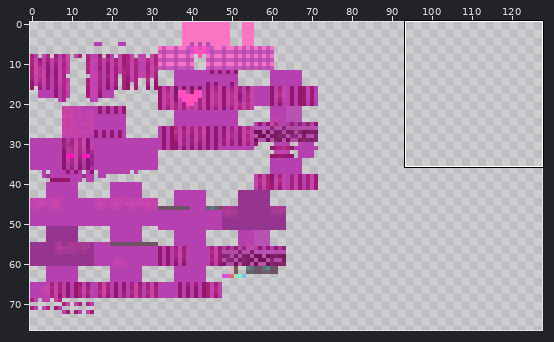
Two states of a sprite sheet, common/src/main/resources/assets/roundabout/textures/stand/walking_heart/valentine.png. The first picture is a wide view before the edit; the outline marks the close-up.
Close-up. Before the commit:
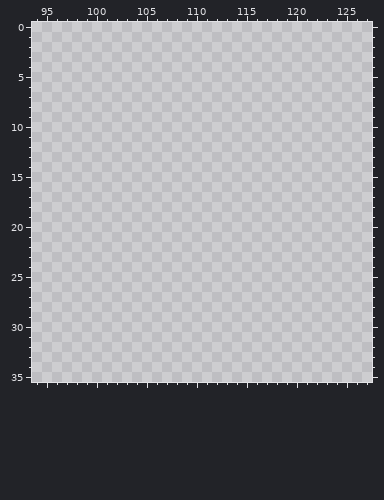
The file is 128x128 pixels. Pixels under 10% opacity are left out. Colours within 5 levels of each other are drawn and written as one. Shown: x 94..127, y 0..35. The wide view leaves out empty margins.
The same view after the edit:
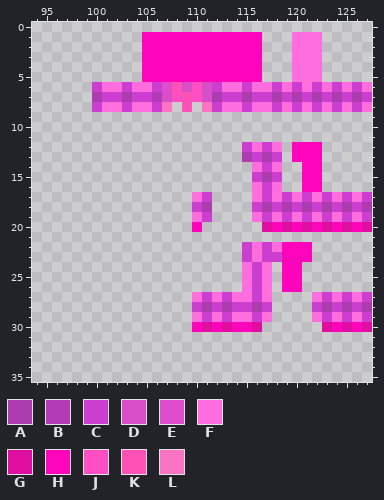
Palette (. is transparent): A #ad3cb1  B #b43bb8  C #cc3ed0  D #d74ec8  E #dd4dce  F #ff6dde  G #df0ea0  H #ff05bb  J #ff4fc2  K #ff51b6  L #fb74c3
From old to new:
@@ x 94..127 @@
  0 ..................................
- 1 ..................................
- 2 ..................................
- 3 ..................................
- 4 ..................................
- 5 ..................................
- 6 ..................................
- 7 ..................................
- 8 ..................................
+ 1 ...........HHHHHHHHHHHH...FFF.....
+ 2 ...........HHHHHHHHHHHH...FFF.....
+ 3 ...........HHHHHHHHHHHH...FFF.....
+ 4 ...........HHHHHHHHHHHH...FFF.....
+ 5 ...........HHHHHHHHHHHH...FFF.....
+ 6 ......CFFCFFCEKDJDCFFCFFCFCFCFCFCF
+ 7 ......ACCACCBDJKJDACCACCACACACACAC
+ 8 ......CFFCFFCL.K.LCFFCFFCFCFCFCFCF
  9 ..................................
@@ x 108..127 @@
 11 ....................
-12 ....................
-13 ....................
-14 ....................
-15 ....................
-16 ....................
-17 ....................
-18 ....................
-19 ....................
-20 ....................
+12 .......CFCF.HHH.....
+13 .......ACAC.HHH.....
+14 ........FCF..HH.....
+15 ........CAC..HH.....
+16 ........FCF..HH.....
+17 ..FC....FCFCFCFCFCFC
+18 ..CA....CACACACACACA
+19 ..FC....FCFCFCFCFCFC
+20 ..H......GHGHGHGHGHG
 21 ....................
-22 ....................
-23 ....................
-24 ....................
-25 ....................
-26 ....................
-27 ....................
-28 ....................
-29 ....................
-30 ....................
+22 .......CFCFHHH......
+23 .......CFCCHHH......
+24 .......FCF.HH.......
+25 .......FCF.HH.......
+26 .......FCF.HH.......
+27 ..FCFCFFCF....FCFCFC
+28 ..CACACCAC....CACACA
+29 ..FCFCFFCF....FCFCFC
+30 ..HGHGHHG......GHGHG
 31 ....................
Where, in picture pixels (left, top, right, bottom), the same in both close-ups:
added: (92, 32, 372, 112)
added: (192, 142, 372, 332)
